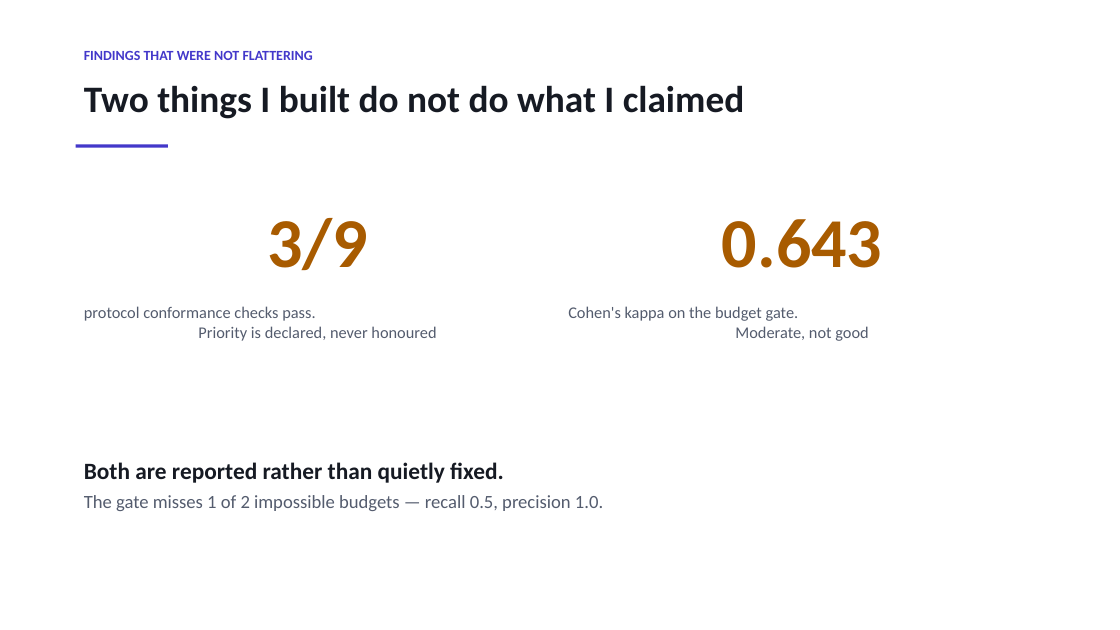
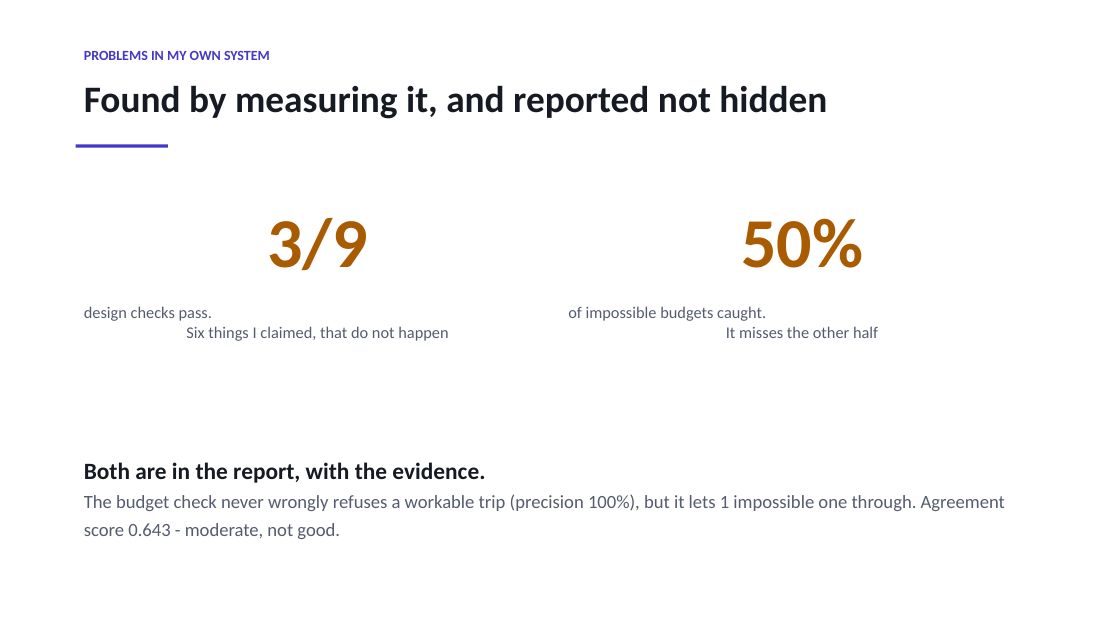
Before and after one commit to sherali143/Trip-Planner, a slide deck: slide 13 of submission/CMP7200_Viva_Presentation.pptx (slide 11 before the commit). Drawn at 1120x630 pixels with LibreOffice and Linux fonts; fonts in the diff are those of the drawing. Boxes give left, top, right and bottom in pixels: in the first picture for what was removed or moved away, otherwise in the second. Text is boxed around its words. In the diff, an @@ line names an element or a change of style, - is before the commit and + after.

```diff
--- a/submission/CMP7200_Viva_Presentation.pptx
+++ b/submission/CMP7200_Viva_Presentation.pptx
@@ text at (x1=84, y1=51, x2=270, y2=60): text changed @@
-FINDINGS THAT WERE NOT FLATTERING
+PROBLEMS IN MY OWN SYSTEM
@@ text at (x1=84, y1=85, x2=827, y2=119): text changed @@
-Two things I built do not do what I claimed
+Found by measuring it, and reported not hidden
@@ text at (x1=741, y1=218, x2=863, y2=268): text changed @@
-0.643
+50%
@@ text at (x1=84, y1=306, x2=448, y2=341): text changed @@
-protocol conformance checks pass.
-Priority is declared, never honoured
+design checks pass.
+Six things I claimed, that do not happen
@@ text at (x1=568, y1=306, x2=878, y2=338): text changed @@
-Cohen's kappa on the budget gate.
-Moderate, not good
+of impossible budgets caught.
+It misses the other half
@@ text at (x1=84, y1=462, x2=1005, y2=539): text changed @@
-Both are reported rather than quietly fixed.
-The gate misses 1 of 2 impossible budgets — recall 0.5, precision 1.0.
+Both are in the report, with the evidence.
+The budget check never wrongly refuses a workable trip (precision 100%), but it lets 1 impossible one through. Agreement score 0.643 - moderate, not good.
```
Also in this commit, not shown: 12 other slides changed, 4 slides added, 2 slides removed, 3 other files.
